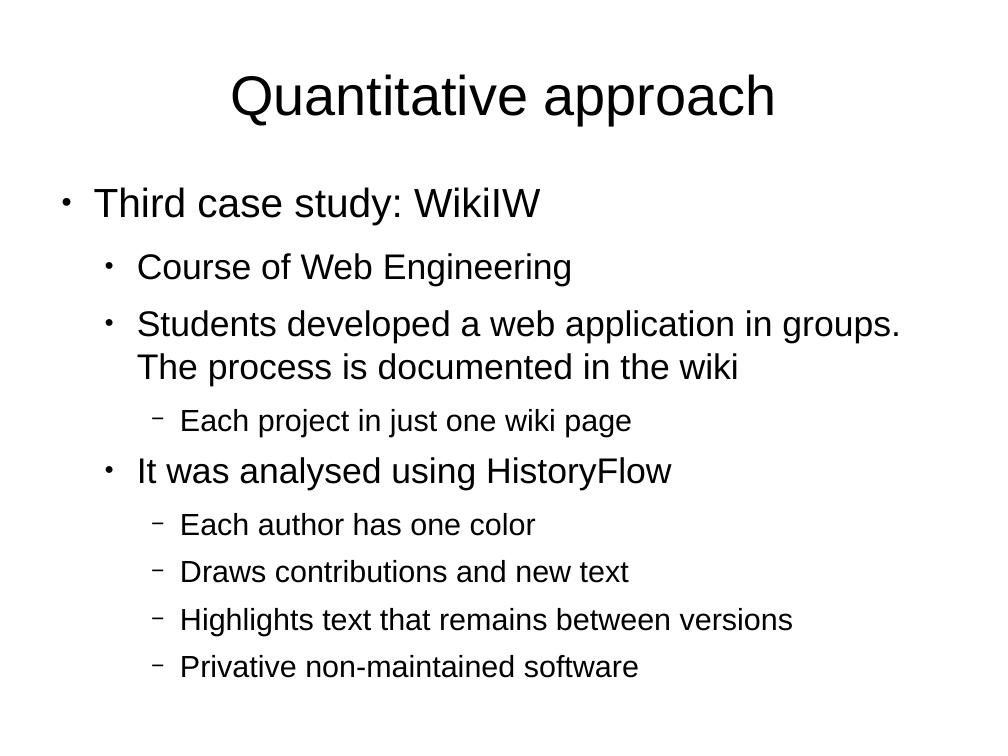
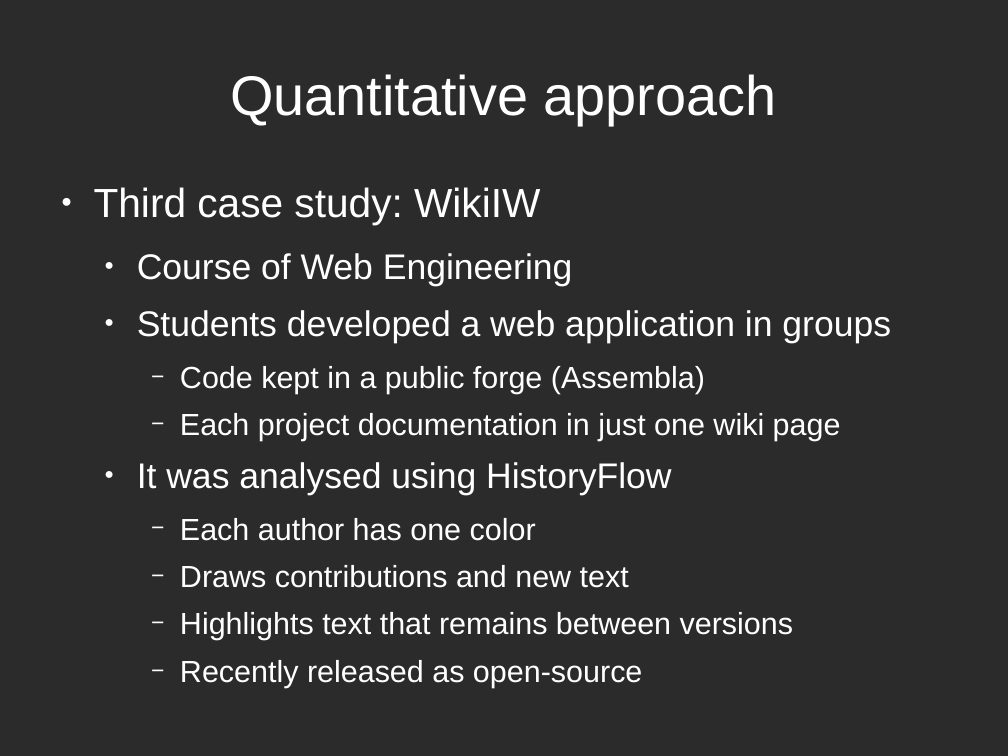
Before and after one commit to DrPantera/wikis4education, a slide deck: slide 27 of brunel-2014/wiki-assessment.odp. Drawn at 1008x756 pixels with LibreOffice and Linux fonts; fonts in the diff are those of the drawing; background and template pictures are left out; a plain dark background stands for a picture behind light text. Boxes give left, top, right and bottom in pixels: in the first picture for what was removed or moved away, otherwise in the second. Text is boxed around its words. In the diff, an @@ line names an element or a change of style, - is before the commit and + after.

```diff
--- a/brunel-2014/wiki-assessment.odp
+++ b/brunel-2014/wiki-assessment.odp
@@ background #FFFFFF to picture (left out) @@
@@ title "Quantitative approach" at (230, 74, 777, 125): text colour #000000 to #FFFFFF @@
@@ text at (94, 187, 794, 640): text colour #000000 to #FFFFFF in "Third case study: WikiIW", "Course of Web Engineering", "It was analysed using HistoryFlow", "Each author has one color" and 2 more places; bullet colour #000000 to #FFFFFF @@
@@ text at (137, 310, 891, 441): text changed; size 28 to 24 pt; text colour #000000 to #FFFFFF @@
-  ● Students developed a web application in groups. The process is documented in the wiki
-    − Each project in just one wiki page
+  ● Students developed a web application in groups
+    − Code kept in a public forge (Assembla)
+    − Each project documentation in just one wiki page
@@ text at (180, 660, 642, 688): text changed; text colour #000000 to #FFFFFF @@
-    − Privative non-maintained software
+    − Recently released as open-source
```
Also in this commit, not shown: 37 other slides changed, 5 slides added, 5 slides removed, 1 other file.
